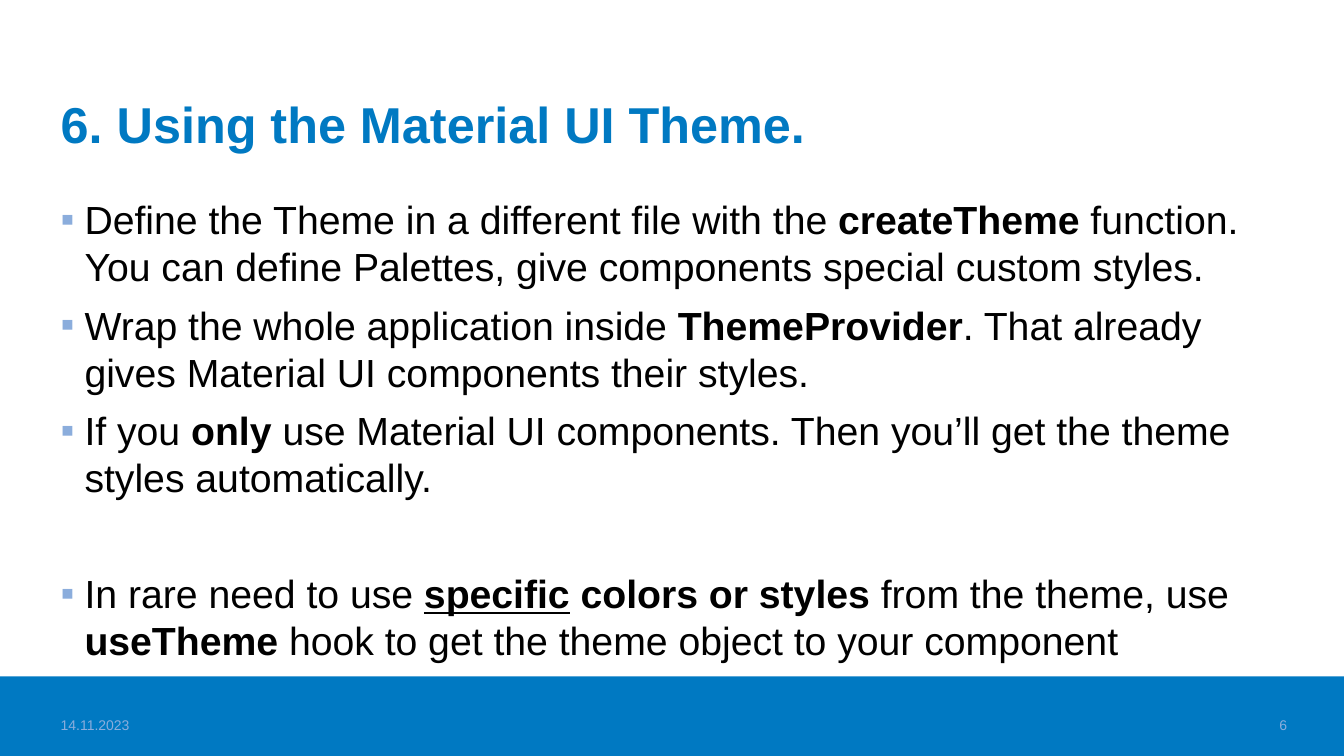
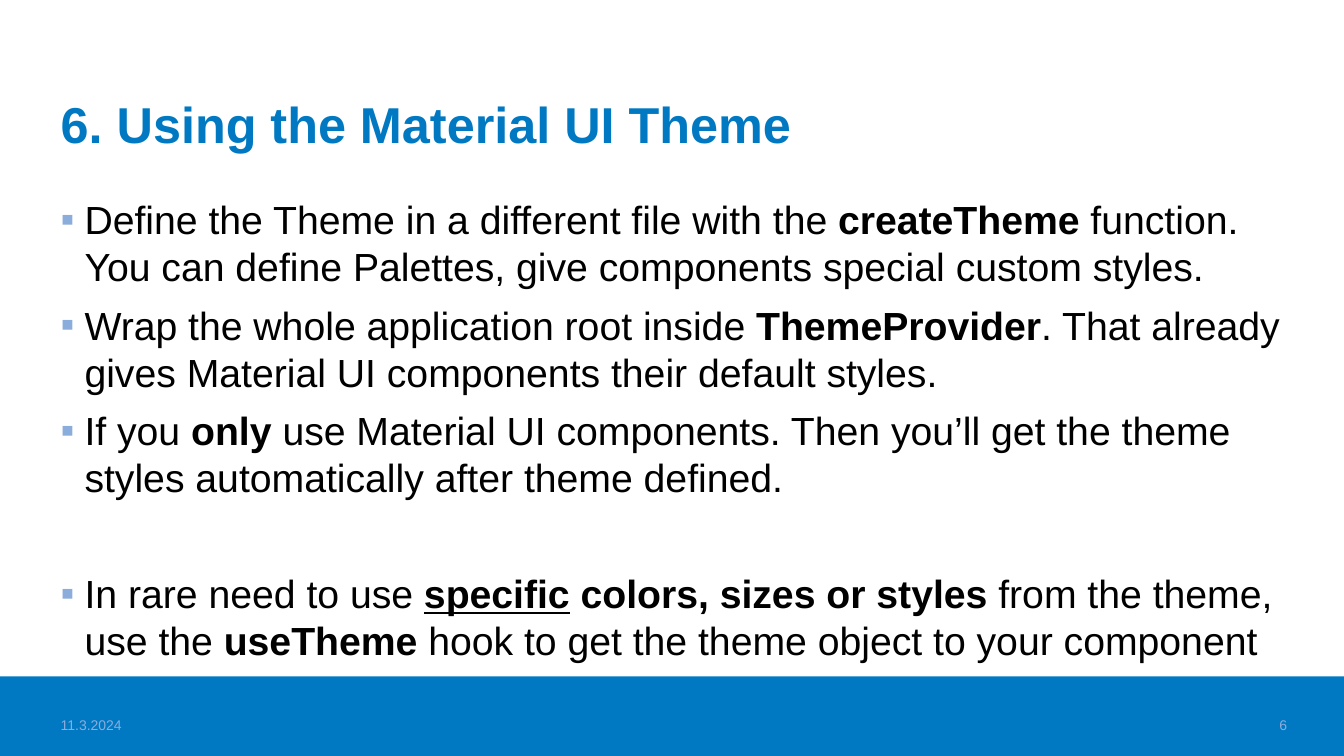
Before and after one commit to haagahelia/ohke-teknologiat, a slide deck: slide 6 of 05_frontend/Frontend_VideoTopics.pptx. Drawn at 1344x756 pixels with LibreOffice and Linux fonts; fonts in the diff are those of the drawing; background and template pictures are left out. Boxes give left, top, right and bottom in pixels: in the first picture for what was removed or moved away, otherwise in the second. Text is boxed around its words. In the diff, an @@ line names an element or a change of style, - is before the commit and + after.

Commit message:
Frontend learning material polished more

```diff
--- a/05_frontend/Frontend_VideoTopics.pptx
+++ b/05_frontend/Frontend_VideoTopics.pptx
@@ title at (x1=61, y1=106, x2=791, y2=153): text changed @@
-6. Using the Material UI Theme.
+6. Using the Material UI Theme
@@ text at (x1=85, y1=311, x2=1279, y2=663): text changed @@
-▪ Wrap the whole application inside ThemeProvider. That already gives Material UI components their styles.
-▪ If you only use Material UI components. Then you’ll get the theme styles automatically.
-▪ In rare need to use specific colors or styles from the theme, use useTheme hook to get the theme object to your component
+▪ Wrap the whole application root inside ThemeProvider. That already gives Material UI components their default styles.
+▪ If you only use Material UI components. Then you’ll get the theme styles automatically after theme defined.
+▪ In rare need to use specific colors, sizes or styles from the theme, use the useTheme hook to get the theme object to your component
@@ text at (x1=61, y1=720, x2=122, y2=730): text changed @@
-14.11.2023
+11.3.2024
```
Also in this commit, not shown: 15 other slides changed, 1 other file.
